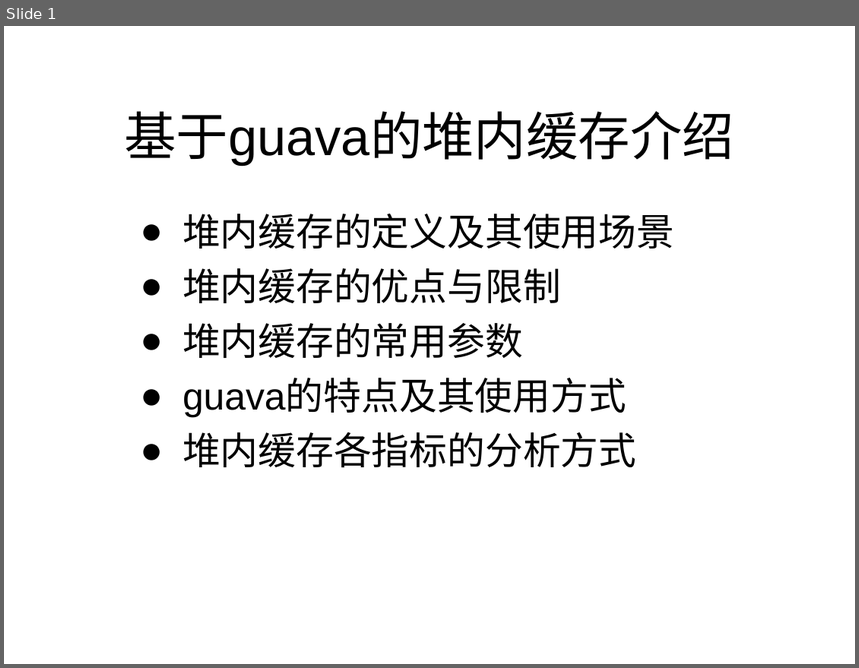
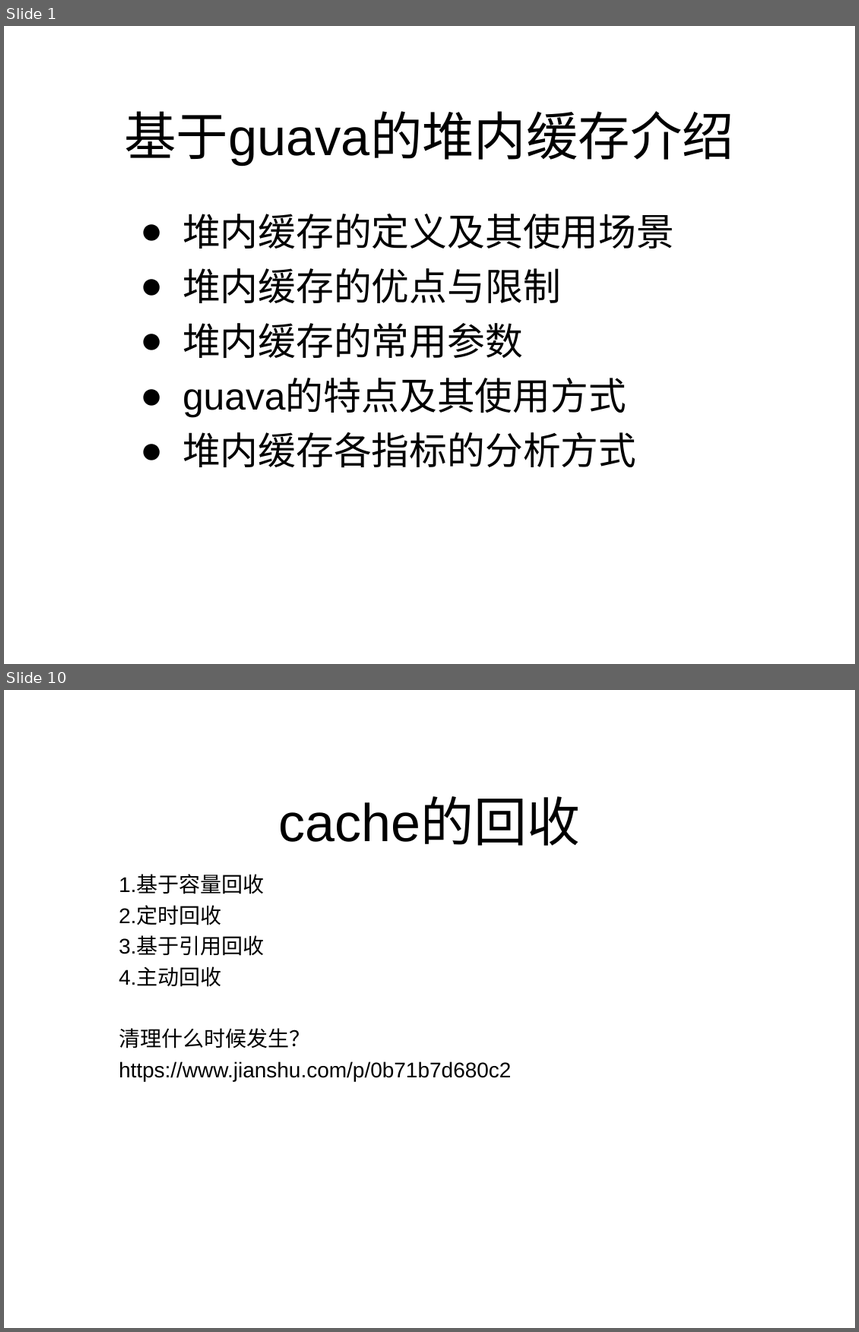
Before and after one commit to track-123/cache, a slide deck: 堆内缓存.ppt. Shown one above the other, each under a label of ours: slide 1 before the commit, slides 1 and 10 after it; the slides between them are not shown. The pictures are 859x668 and 859x1332 pixels, drawn with LibreOffice and Linux fonts; fonts in the diff are those of the drawing. Boxes give left, top, right and bottom in pixels: in the first picture for what was removed or moved away, otherwise in the second. Text is boxed around its words. In the diff, an @@ line names an element or a change of style, - is before the commit and + after.

```diff
--- a/堆内缓存.ppt
+++ b/堆内缓存.ppt
@@ slide 10 added at <box>4,690,855,1328</box>, background #FFFFFF @@
@@ title added at <box>279,799,581,846</box>, 45 pt, text #000000 @@
+cache的回收
@@ subtitle added at <box>119,875,512,1081</box>, 18 pt, text #000000 @@
+1.基于容量回收
+2.定时回收
+3.基于引用回收
+4.主动回收
+清理什么时候发生？
+https://www.jianshu.com/p/0b71b7d680c2
```
Also in this commit, not shown: 1 slide changed, 8 other slides added, 1 slide removed.
